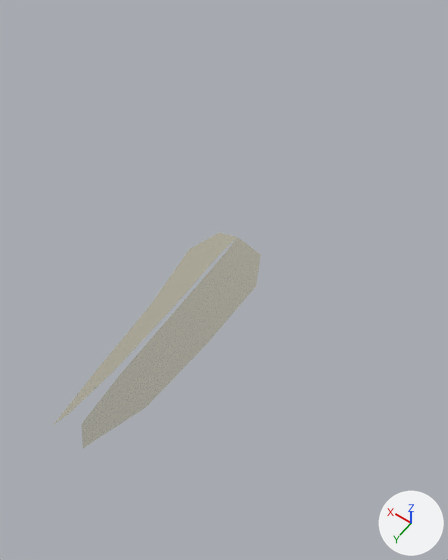
The glTF model renderer/public/models/kit-grasshopper.glb as it was, and as the next commit left it.
One viewpoint serves both versions: a camera (50 mm lens) standing at (-2.12, 2.79, 5.55) and looking at (-0.07, -0.07, 1.05). The axes (+X, +Y, +Z) are drawn at lower right. The lights are the same throughout. The first picture is the older version. Where no turn or scale is listed for an object, it has been applied to the vertices.

Names of what the first picture shows: 'transp'.
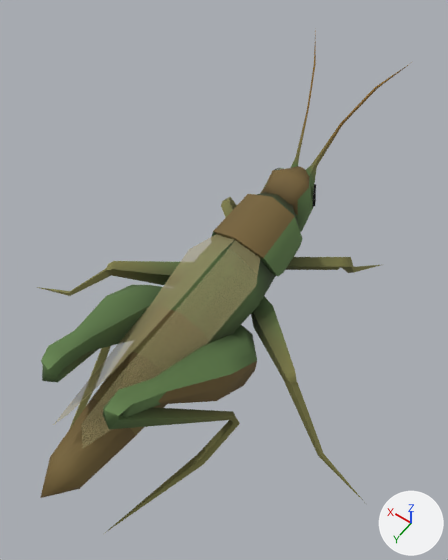
Location of each change, (x1, y1, x2, y2) in pixels of the pictures (448 x 560 px):
```json
{"object": "base", "change": "added", "after": [37, 42, 408, 533]}
```

The change, as JSON lines over the scene's bpy script:
```json
{"op": "add", "block": "mat_mat_standard", "code": ["mat_mat_standard = bpy.data.materials.new('Mat_Standard')", "mat_mat_standard.use_nodes = True; mat_mat_standard.node_tree.nodes.clear()", "_N = mat_mat_standard.node_tree.nodes; _L = mat_mat_standard.node_tree.links", "n0 = _N.new('ShaderNodeBsdfPrincipled'); n0.name = 'Principled BSDF'", "n0.inputs[1].default_value = 0.2  # 'Metallic'", "n0.inputs[2].default_value = 0.8  # 'Roughness'", "n1 = _N.new('ShaderNodeOutputMaterial'); n1.name = 'Material Output'", "n2 = _N.new('ShaderNodeVertexColor'); n2.name = 'Color Attribute'", "_L.new(n0.outputs[0], n1.inputs[0])  # 'BSDF' to 'Surface'", "_L.new(n2.outputs[0], n0.inputs[0])  # 'Color' to 'Base Color'"]}
{"op": "add", "block": "me_base", "code": ["me_base = bpy.data.meshes.new('base')", "me_base.from_pydata(...)  # 457 vertices, 810 faces; spans x -2.08..2.08, y -2.49..2.29, z -0.03..2.22", "me_base.materials.append(mat_mat_standard)"]}
{"op": "add", "block": "ob_base", "code": ["ob_base = bpy.data.objects.new('base', me_base)", "ob_base.location = (0.0, 0.0, 0.0)"]}
```
